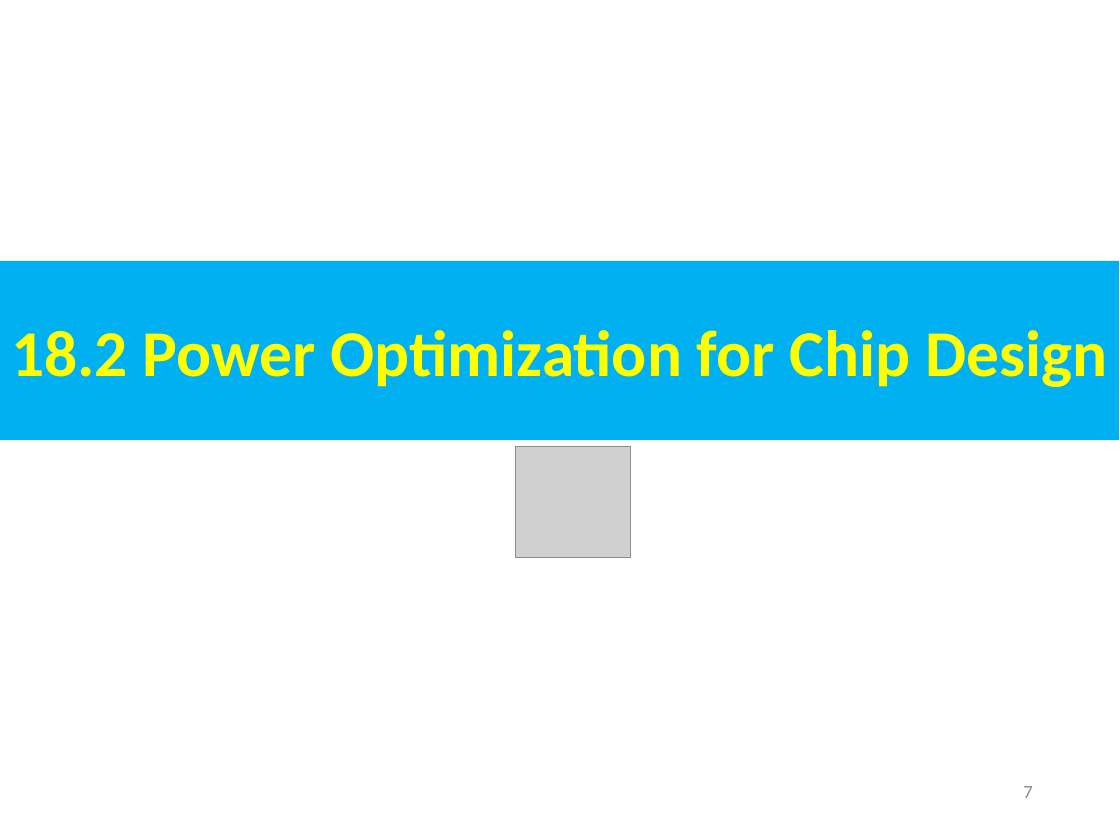
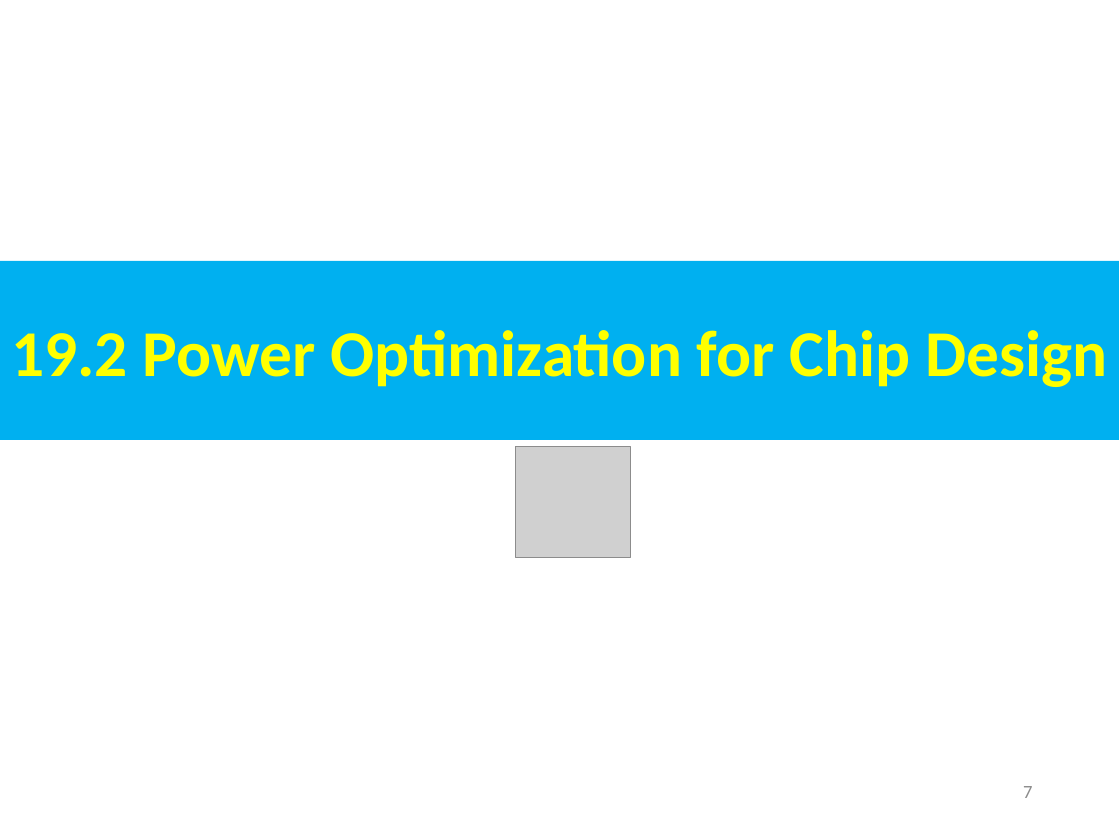
Before and after one commit to peterhchen/AIU_CS800_Chisel, a slide deck: slide 7 of 500_UCSC_HWD/019_DSE/000_Video/019.DSE.ppt. Drawn at 1120x840 pixels with LibreOffice and Linux fonts; fonts in the diff are those of the drawing; grey boxes stand for pictures. Boxes give left, top, right and bottom in pixels: in the first picture for what was removed or moved away, otherwise in the second. Text is boxed around its words. In the diff, an @@ line names an element or a change of style, - is before the commit and + after.

```diff
--- a/500_UCSC_HWD/019_DSE/000_Video/019.DSE.ppt
+++ b/500_UCSC_HWD/019_DSE/000_Video/019.DSE.ppt
@@ text in rectangle at (11,330,1107,387): text changed @@
-18.2 Power Optimization for Chip Design
+19.2 Power Optimization for Chip Design
```
Also in this commit, not shown: 32 other slides changed.
